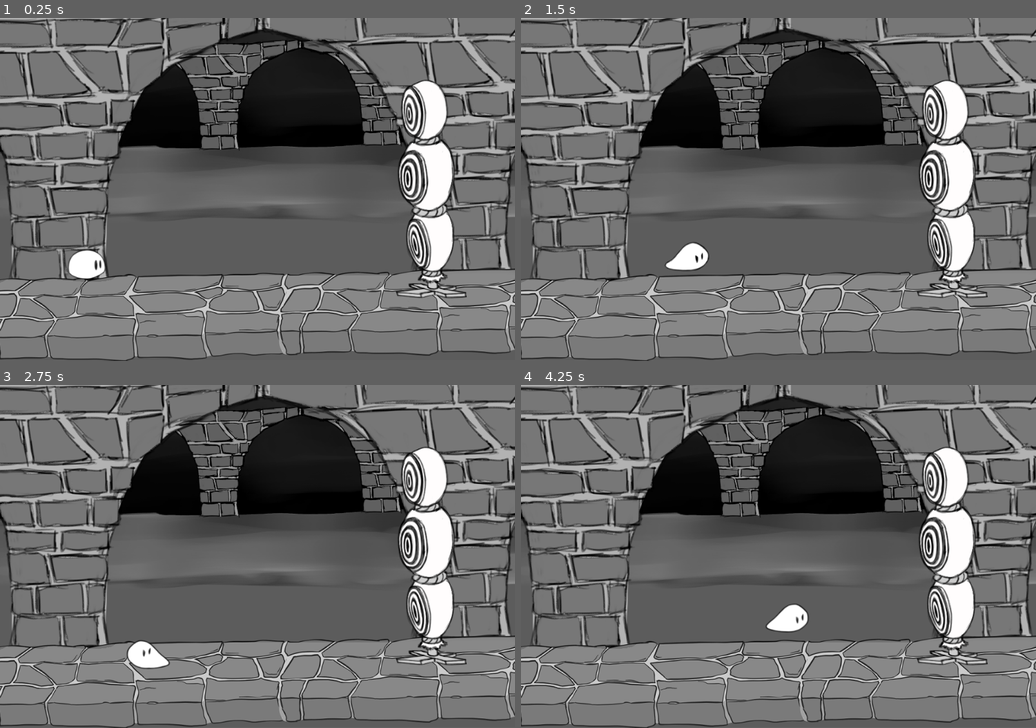
Above: before the commit, frames 1-4 (two rows, left to right).
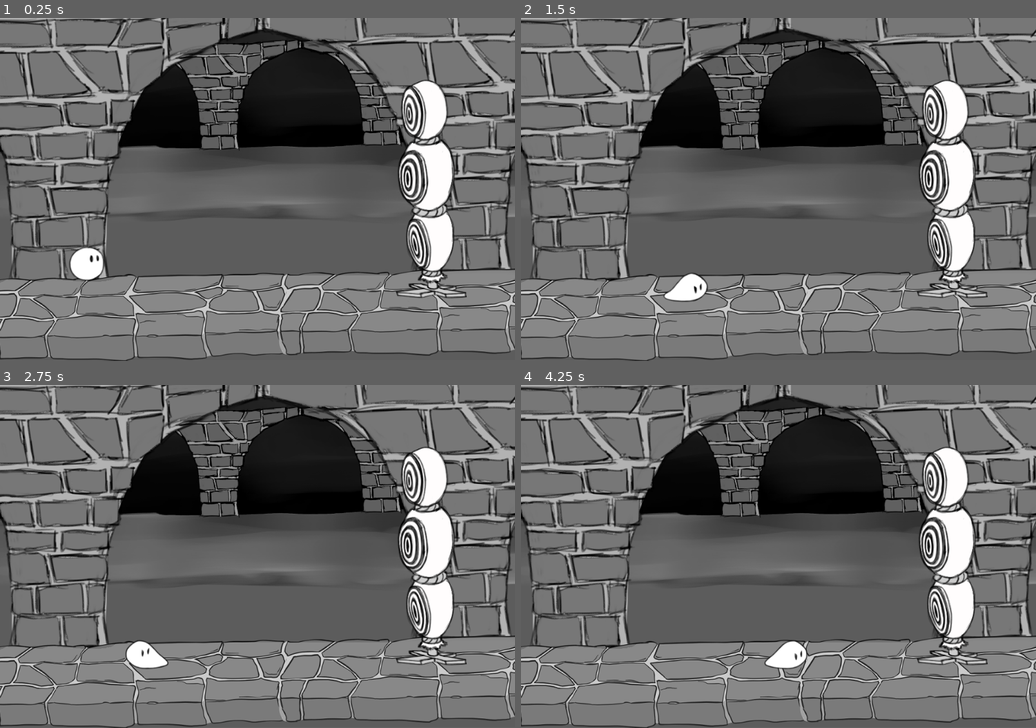
Above: after the commit, the same moments.

Repository: ludumcloud/dungeon-dojo-godot
Game: Godot game, scene res://resources/level.tscn
The game is run twice, just before and just after one commit, with the same random seed, the same clock (stepped at 60 frames per second) and the same inputs.
Inputs:
- Up to frame 1 (0.25 s): no input
- Up to frame 2 (1.5 s): hold D (move_right) from 0.53 s (still down); tap O (damage) at 0.6 s; tap Space (jump) at 0.77, 1.07 s; tap Y (hi_attack) at 0.8, 1.35 s
- Up to frame 3 (2.75 s): tap Space (jump) at 1.52, 1.82 s; tap I (low_attack) at 1.55, 2.1 s; release D (move_right) at 2.03 s; hold A (move_left) from 2.03 s (still down); tap U (mid_attack) at 2.3 s
- Up to frame 4 (4.25 s): release A (move_left) at 2.78 s; hold D (move_right) from 2.78 s (still down); tap U (mid_attack) at 2.85 s; tap Space (jump) at 3.02, 3.05, 3.32, 3.6, 3.77, 4.07 s; tap O (damage) at 3.8 s

The runs differ from the first frame. In frame 1, 0.2% of the frame differs, in the area x 13-21%, y 66-77%; in frame 2, 0.9%, in the area x 27-37%, y 65-83%; in frame 3, 0.1%; in frame 4, 0.9%.

Commit message:
Throw bad state machine into character

Diff:
--- a/scripts/Character.gd
+++ b/scripts/Character.gd
@@ -7,44 +7,81 @@
 var motion = Vector2()
 onready var animation_tree = get_node("AnimationTree")
 var playback: AnimationNodeStateMachinePlayback
-
+enum states {IDLE, MOVE, ATTACK, AIRBORNE, HURT}
+var current_state
 
 func _ready():
 	playback = animation_tree.get("parameters/playback")
-	playback.start("Idle")
+	playback.start("Jump")
+	current_state = states.AIRBORNE
 
 func _process(delta):
-	if Input.is_action_just_pressed("hi_attack"):
-		playback.travel("HighAttack")
-	if Input.is_action_just_pressed("mid_attack"):
-		playback.travel("MidAttack")
-	if Input.is_action_just_pressed("low_attack"):
-		playback.travel("LowAttack")
-	if Input.is_action_just_released("jump"):
-		playback.travel("Jump")
-	if Input.is_action_just_pressed("damage"):
-		playback.travel("Damage")
-	if Input.is_action_pressed("move_left"):
-		playback.travel("MoveBack")
-	if Input.is_action_pressed("move_right"):
-		playback.travel("MoveForward")
-	if Input.is_action_just_released("move_right"):
-		playback.travel("Idle")
-	if Input.is_action_just_released("move_left"):
-		playback.travel("Idle")
+	# Check if animation returned to idle
+	if playback.get_current_node() == "Idle" :
+		current_state = states.IDLE
+
+	match current_state:
+		states.IDLE:
+			if Input.is_action_just_pressed("hi_attack"):
+				playback.travel("HighAttack")
+				current_state = states.ATTACK
+			if Input.is_action_just_pressed("mid_attack"):
+				playback.travel("MidAttack")
+				current_state = states.ATTACK
+			if Input.is_action_just_pressed("low_attack"):
+				playback.travel("LowAttack")
+				current_state = states.ATTACK
+			# TODO Remove this test code
+			if Input.is_action_just_pressed("damage"):
+				playback.travel("Damage")
+				current_state = states.HURT
+			if Input.is_action_pressed("move_left"):
+				playback.travel("MoveBack")
+				current_state = states.MOVE
+			if Input.is_action_pressed("move_right"):
+				playback.travel("MoveForward")
+				current_state = states.MOVE
+		states.MOVE:
+#			if Input.is_action_just_pressed("hi_attack"):
+#				playback.travel("HighAttack")
+#				current_state = states.ATTACK
+#			if Input.is_action_just_pressed("mid_attack"):
+#				playback.travel("MidAttack")
+#				current_state = states.ATTACK
+#			if Input.is_action_just_pressed("low_attack"):
+#				playback.travel("LowAttack")
+#				current_state = states.ATTACK
+			if Input.is_action_pressed("move_left"):
+				playback.travel("MoveBack")
+				# Already in MOVE state
+			if Input.is_action_pressed("move_right"):
+				playback.travel("MoveForward")
+				# Already in MOVE state
+			if Input.is_action_just_released("move_right"):
+				playback.travel("Idle")
+				current_state = states.IDLE
+			if Input.is_action_just_released("move_left"):
+				playback.travel("Idle")
+				current_state = states.IDLE
 
 func _physics_process(delta):
-	motion.y += GRAVITY
-
-	if Input.is_action_pressed("move_right"):
-		motion.x = SPEED
-	elif Input.is_action_pressed("move_left"):
-		motion.x = -SPEED
-	else:
-		motion.x = 0
-
-	if is_on_floor():
-		if Input.is_action_just_pressed("jump"):
-			motion.y = JUMP_HEIGHT
+	match current_state:
+		states.IDLE:
+			if Input.is_action_just_pressed("jump"):
+				motion.y = JUMP_HEIGHT
+				current_state = states.AIRBORNE
+				playback.travel("Jump")
+		states.AIRBORNE:
+			motion.y += GRAVITY
+			if is_on_floor():
+				playback.travel("Land")
+				current_state = states.IDLE
+		states.MOVE:
+			if Input.is_action_pressed("move_right"):
+				motion.x = SPEED
+			elif Input.is_action_pressed("move_left"):
+				motion.x = -SPEED
+			else:
+				motion.x = 0
 
 	motion = move_and_slide(motion, UP)
